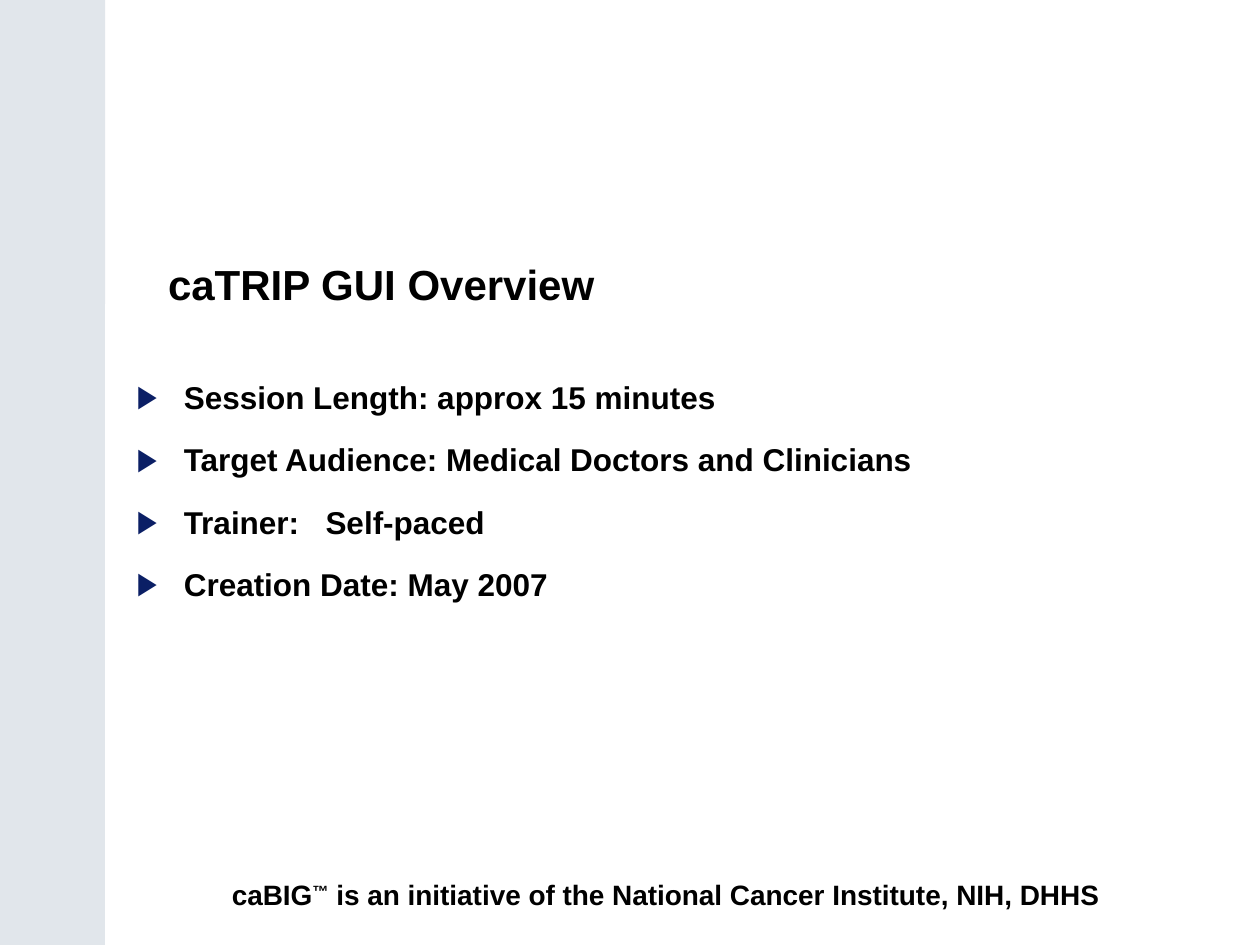
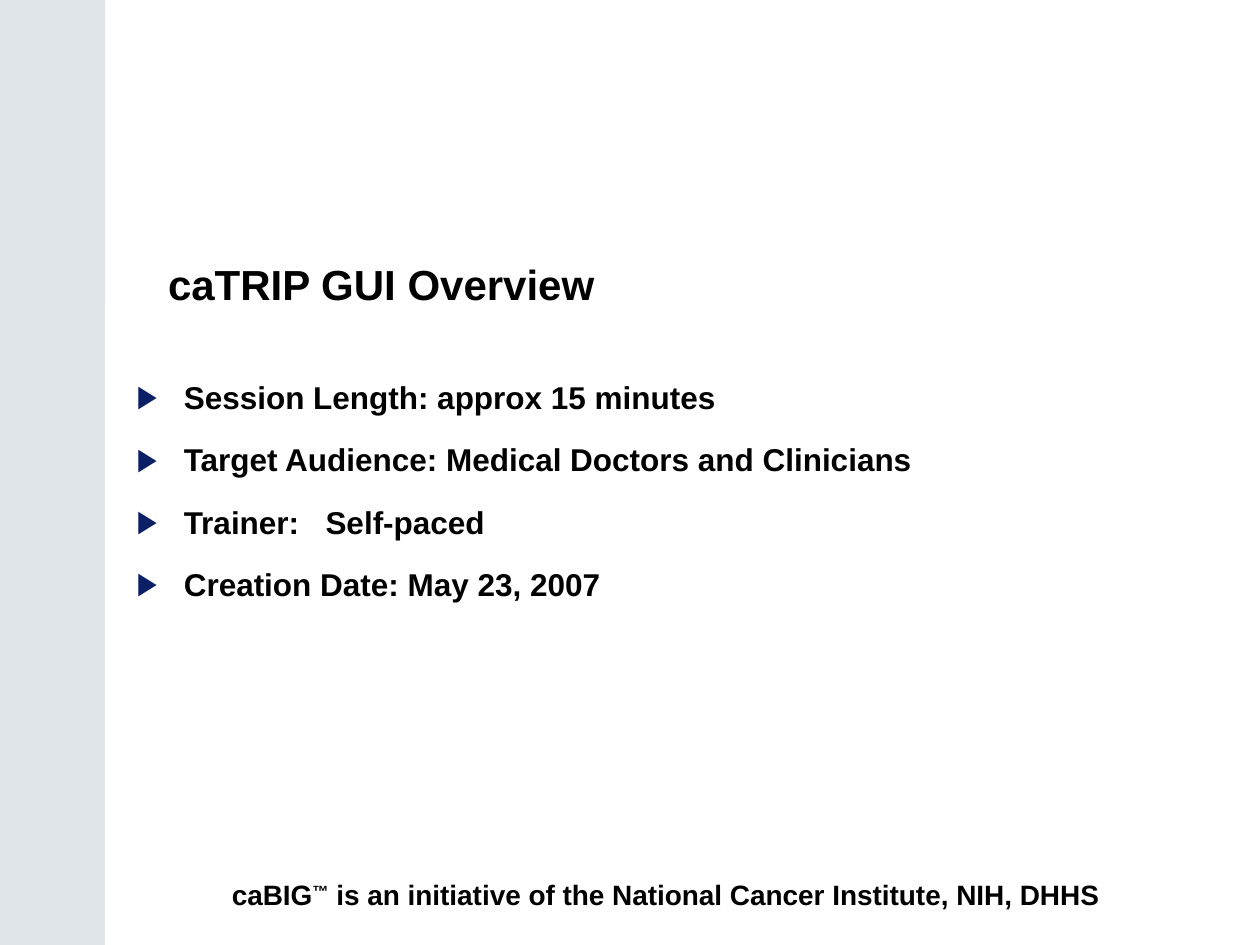
Before and after one commit to NCIP/catrip, a slide deck: slide 1 of catrip/documentation/training/caTRIP_Training_Module.ppt. Drawn at 1260x945 pixels with LibreOffice and Linux fonts; fonts in the diff are those of the drawing; background and template pictures are left out. Boxes give left, top, right and bottom in pixels: in the first picture for what was removed or moved away, otherwise in the second. Text is boxed around its words. In the diff, an @@ line names an element or a change of style, - is before the commit and + after.

```diff
--- a/catrip/documentation/training/caTRIP_Training_Module.ppt
+++ b/catrip/documentation/training/caTRIP_Training_Module.ppt
@@ subtitle at [184,573,600,602]: text changed @@
-▶ Creation Date: May 2007
+▶ Creation Date: May 23, 2007
```
Also in this commit, not shown: 2 other files.
